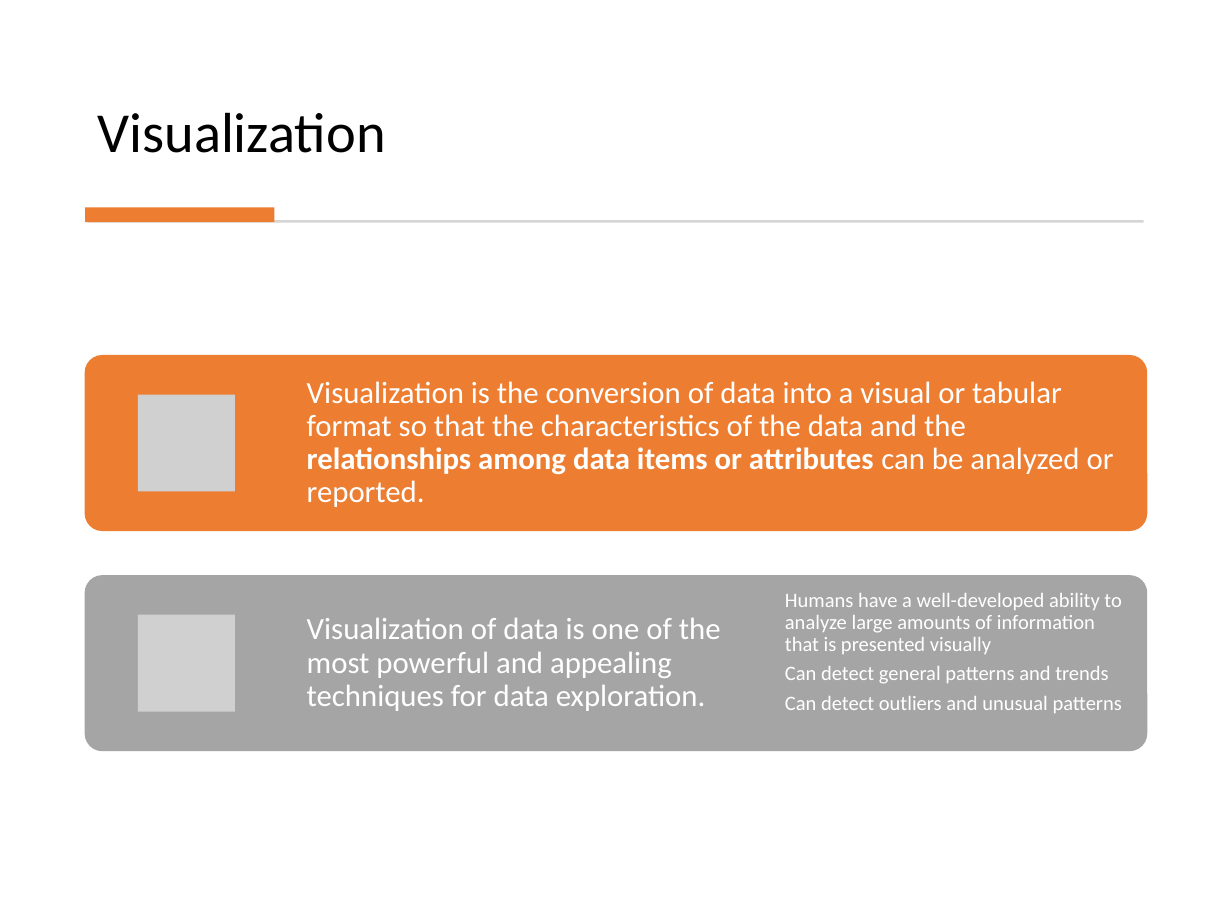
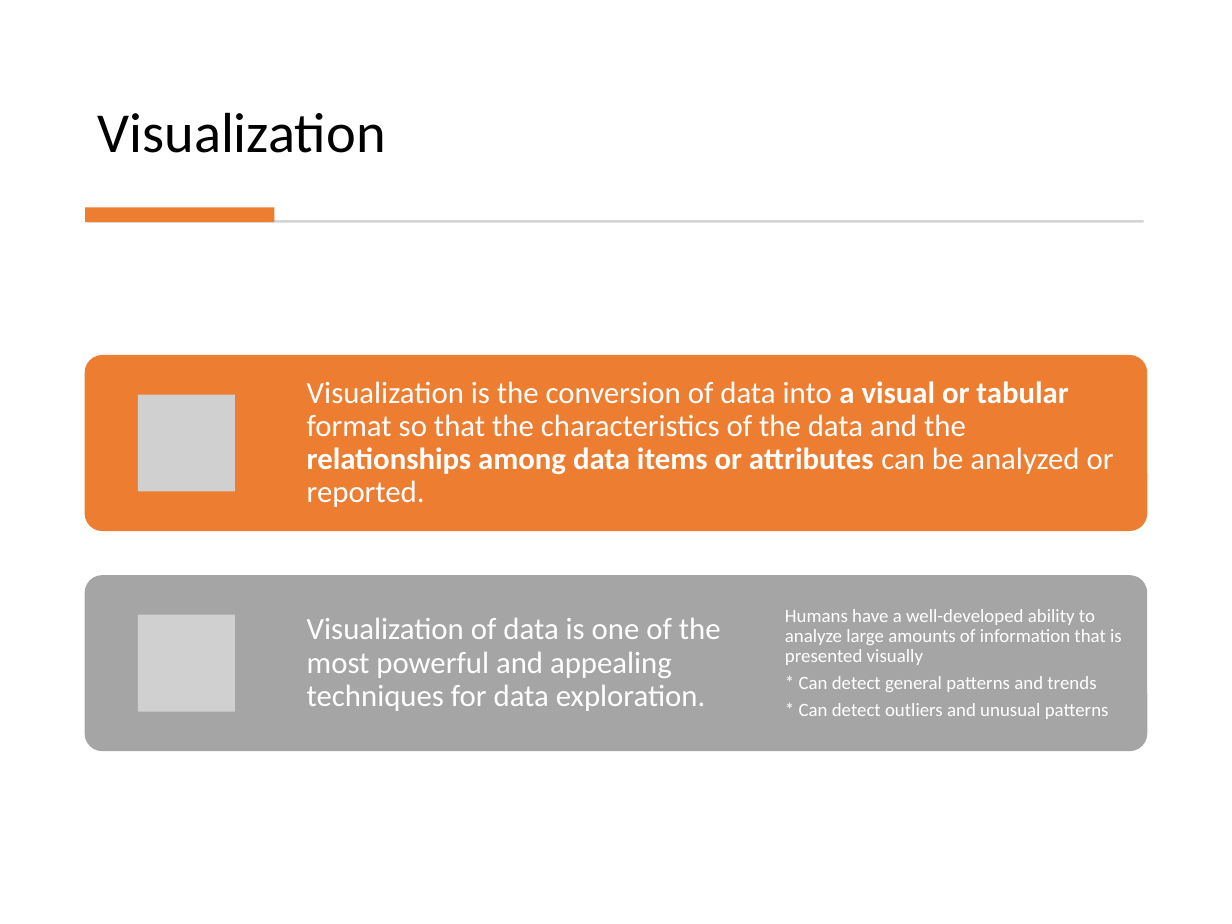
Before and after one commit to mhahsler/Introduction_to_Data_Mining_R_Examples, a slide deck: slide 19 of slides/chap2_exploration.pptx. Drawn at 1232x924 pixels with LibreOffice and Linux fonts; fonts in the diff are those of the drawing; grey boxes stand for pictures. Boxes give left, top, right and bottom in pixels: in the first picture for what was removed or moved away, otherwise in the second. Text is boxed around its words. In the diff, an @@ line names an element or a change of style, - is before the commit and + after.

```diff
--- a/slides/chap2_exploration.pptx
+++ b/slides/chap2_exploration.pptx
@@ text "Visualization is the conversion of ..." at (x1=307, y1=381, x2=1114, y2=507): bold on in "a visual or tabular" @@
@@ text at (x1=785, y1=609, x2=1122, y2=665): size 12 to 11 pt in "Humans have a well-developed ability to analyze ..." @@
@@ text at (x1=799, y1=676, x2=1109, y2=719): text changed; size 12 to 11 pt @@
-Can detect general patterns and trends
-Can detect outliers and unusual patterns
+* Can detect general patterns and trends
+* Can detect outliers and unusual patterns
```
Also in this commit, not shown: 5 other slides changed, 1 other file.
